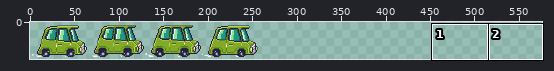
File history of a sprite sheet, Assets/Sprites/car_green_64_32.png. Above: a wide view before the commit, with the close-up outlined.
Close-up. First the earlier version:
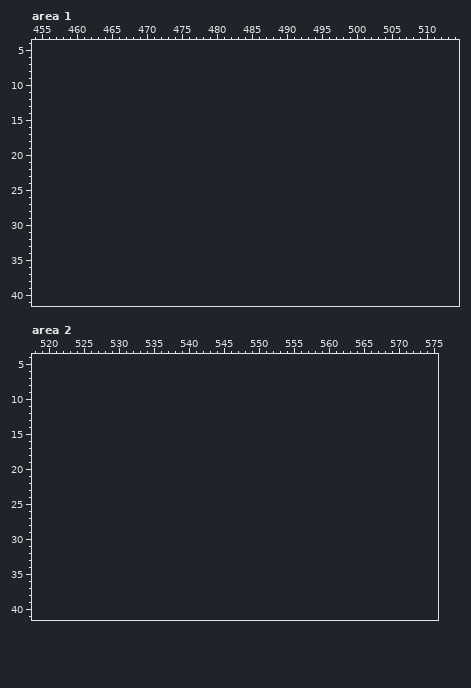
The file is 256x42 pixels. Shown: area 1: x 454..514, y 4..41; area 2: x 518..575, y 4..41. The old version is drawn lined up with the new one, on the new canvas. The commit also changed other parts of the picture, which this record leaves out.
And afterwards:
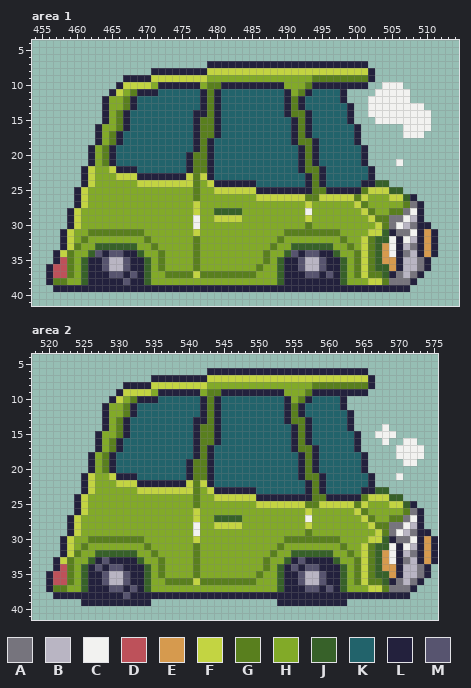
Palette (. is transparent): A #76747d  B #b9b5c3  C #f2f2f0  D #bd515a  E #d69a4e  F #c3d442  G #597f1e  H #82aa28  J #376129  K #22636b  L #23213d  M #57546f
Difference:
canvas 256x42 -> 576x42
Changed rows in their new state; - is an unchanged pixel.
Area 1:
first column x 456:
 7 -----------------------LLLLLLLLLLLLLLLLLLLLLLL----------
 8 ---------------LLLLLLLLFFFFFFFFFFFFFFFFFFFFFFFL---------
 9 -----------LLLLFFFFFFFFHHHHHHHHHHHHHHHGGGGGGGGL---------
10 ----------LFFFFHLLLLLLHGGLLLLLLLLLHHHGLLLLLLLL--CCC-----
11 ---------LFHGLLLKKKKKKLGLKKKKKKKKKLHGLKKKKL----CCCCC----
12 --------LHHGLKKKKKKKKKLGLKKKKKKKKKLGLKKKKKL---CCCCCC----
13 --------LHHGLKKKKKKKKKLGLKKKKKKKKKLGLKKKKKKL--CCCCCCCC--
14 --------LHGLKKKKKKKKKLLGLKKKKKKKKKLGGLKKKKKL--CCCCCCCCC-
15 --------LHGLKKKKKKKKKLGGLKKKKKKKKKKLGLKKKKKL---CCCCCCCC-
16 -------LHHGLKKKKKKKKKLGGLKKKKKKKKKKLGLKKKKKKL------CCCC-
17 -------LHGLKKKKKKKKKKLGGLKKKKKKKKKKLGLKKKKKKL------CCC--
18 -------LHGLKKKKKKKKKKLGLKKKKKKKKKKKLGGLKKKKKL-----------
19 ------LHGLKKKKKKKKKKKLGLKKKKKKKKKKKKLGLKKKKKKL----------
20 ------LHGLKKKKKKKKKKLGGLKKKKKKKKKKKKLGLKKKKKKL----------
21 ------LHGLKKKKKKKKKKLGGLKKKKKKKKKKKKLGLKKKKKKL----C-----
22 -----LFHHFLLLKKKKKKKLGGLKKKKKKKKKKKKLGGLKKKKKKL---------
23 -----LFHHHFFFLLLLLLLFGFLKKKKKKKKKKKKKLGLKKKKKKL---------
24 -----LFHHHHHHFFFFFFFFGHFLLLLLLKKKKKKKLGLKKKKKLLJJ-------
25 ----LFHHHHHHHHHHHHHHHGHHFFFFFFLLLLLLLLGGLLLLLGFFFJJ-----
26 ----LFHHHHHHHHHHHHHHHGHHHHHHHHFFFFFFFGGFFFFFGFHHHFFJL---
27 ----LFHHHHHHHHHHHHHHHFHHHHHHHHHHHHHHHFHHHHHHFGHHHHHGAL--
28 ---LFHHHHHHHHHHHHHHHHFHHJJJJHHHHHHHHHCHHHHHHHFGHHGGACL--
29 ---LFHHHHHHHHHHHHHHHHCHHFFFFHHHHHHHHHFHHHHHHHHFGGAACBL--
30 ---LFHHHHHHHHHHHHHHHHCHHHHHHHHHHHHHHHGHHHHHHHHHFGACBALL-
31 --LFHHGGGGGGGGHHHHHHHFHHHHHHHHHHHHGGGGGGGGHHHHFFJLAACLEL
32 --LFHGHHHHHHHHGHHHHHHGHHHHHHHHHHHGHHHHHHHHGHHFGJJCLCBLEL
33 --LFGHHJJJJJJHHGHHHHHGHHHHHHHHHHGHHJJJJJJHHGHFGJECLBALEL
34 -LFGHHJMLMMLLJHHGHHHHGHHHHHHHHHGHHJMLMMLLJHHGFGJECLABLEL
35 -LDGHJLLMBBMLLJHGHHHHGHHHHHHHHHGHJLLMBBMLLJHGFGJEELBBAL-
36 LDDGHJLLMBBMLLJHGHHHHGHHHHHHHHGHHJLLMBBMLLJHGFGJJELBBAL-
37 LDDGHJLLLMMLMLJHHGGGGFGGGGGGGGHHHJLLLMMLMLJHGFGGJLABAL--
38 LGGHHJLLLLLMLLJHHHHHHHHHHHHHHHHHHJLLLLLLLLJHHHFFGAAAL---
39 -LLLLLLLLLLLLLLLLLLLLLLLLLLLLLLLLLLLLLLLLLLLLLLLLLLL----
Area 2:
first column x 520:
 6 -----------------------LLLLLLLLLLLLLLLLLLLLLLL----------
 7 ---------------LLLLLLLLFFFFFFFFFFFFFFFFFFFFFFFL---------
 8 -----------LLLLFFFFFFFFHHHHHHHHHHHHHHHGGGGGGGGL---------
 9 ----------LFFFFHLLLLLLHGGLLLLLLLLLHHHGLLLLLLLL----------
10 ---------LFHGLLLKKKKKKLGLKKKKKKKKKLHGLKKKKL-------------
11 --------LHHGLKKKKKKKKKLGLKKKKKKKKKLGLKKKKKL-------------
12 --------LHHGLKKKKKKKKKLGLKKKKKKKKKLGLKKKKKKL------------
13 --------LHGLKKKKKKKKKLLGLKKKKKKKKKLGGLKKKKKL------------
14 --------LHGLKKKKKKKKKLGGLKKKKKKKKKKLGLKKKKKL----C-------
15 -------LHHGLKKKKKKKKKLGGLKKKKKKKKKKLGLKKKKKKL--CCC------
16 -------LHGLKKKKKKKKKKLGGLKKKKKKKKKKLGLKKKKKKL---C--CC---
17 -------LHGLKKKKKKKKKKLGLKKKKKKKKKKKLGGLKKKKKL-----CCCC--
18 ------LHGLKKKKKKKKKKKLGLKKKKKKKKKKKKLGLKKKKKKL----CCCC--
19 ------LHGLKKKKKKKKKKLGGLKKKKKKKKKKKKLGLKKKKKKL-----CC---
20 ------LHGLKKKKKKKKKKLGGLKKKKKKKKKKKKLGLKKKKKKL----------
21 -----LFHHFLLLKKKKKKKLGGLKKKKKKKKKKKKLGGLKKKKKKL---C-----
22 -----LFHHHFFFLLLLLLLFGFLKKKKKKKKKKKKKLGLKKKKKKL---------
23 -----LFHHHHHHFFFFFFFFGHFLLLLLLKKKKKKKLGLKKKKKLLJJ-------
24 ----LFHHHHHHHHHHHHHHHGHHFFFFFFLLLLLLLLGGLLLLLGFFFJJ-----
25 ----LFHHHHHHHHHHHHHHHGHHHHHHHHFFFFFFFGGFFFFFGFHHHFFJL---
26 ----LFHHHHHHHHHHHHHHHFHHHHHHHHHHHHHHHFHHHHHHFGHHHHHGAL--
27 ---LFHHHHHHHHHHHHHHHHFHHJJJJHHHHHHHHHCHHHHHHHFGHHGGACL--
28 ---LFHHHHHHHHHHHHHHHHCHHFFFFHHHHHHHHHFHHHHHHHHFGGAACBL--
29 ---LFHHHHHHHHHHHHHHHHCHHHHHHHHHHHHHHHGHHHHHHHHHFGACBALL-
30 --LFHHGGGGGGGGHHHHHHHFHHHHHHHHHHHHGGGGGGGGHHHHFFJLAACLEL
31 --LFHGHHHHHHHHGHHHHHHGHHHHHHHHHHHGHHHHHHHHGHHFGJJCLCBLEL
32 --LFGHHJJJJJJHHGHHHHHGHHHHHHHHHHGHHJJJJJJHHGHFGJECLBALEL
33 -LFGHHJLMLLLLJHHGHHHHGHHHHHHHHHGHHJLMLLLLJHHGFGJECLABLEL
34 -LDGHJLMLMMLLLJHGHHHHGHHHHHHHHHGHJLMLMMLLLJHGFGJEELBBAL-
35 LDDGHJLLMBBMLLJHGHHHHGHHHHHHHHGHHJLLMBBMLLJHGFGJJELBBAL-
36 LDDGHJLLMBBMLLJHHGGGGFGGGGGGGGHHHJLLMBBMLLJHGFGGJLABAL--
37 LGGHHJLLLMMLMLJHHHHHHHHHHHHHHHHHHJLLLMMLMLJHHHFFGAAAL---
38 -LLLLLLLLLLMLLLLLLLLLLLLLLLLLLLLLLLLLLLLLLLLLLLLLLLL----
39 -----LLLLLLLLLL------------------LLLLLLLLLL-------------
